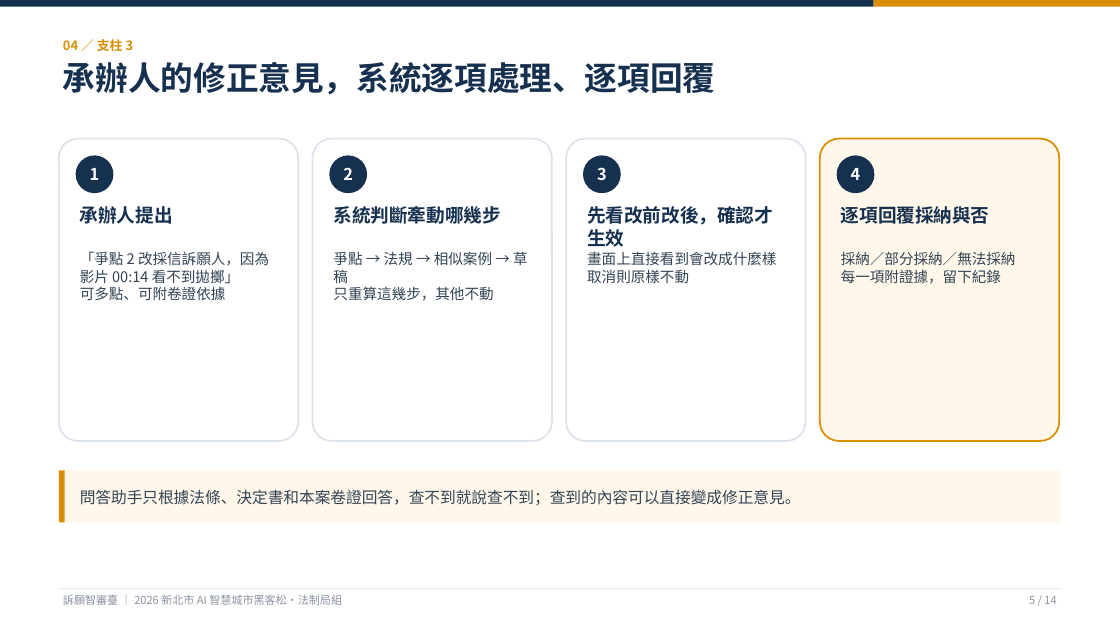
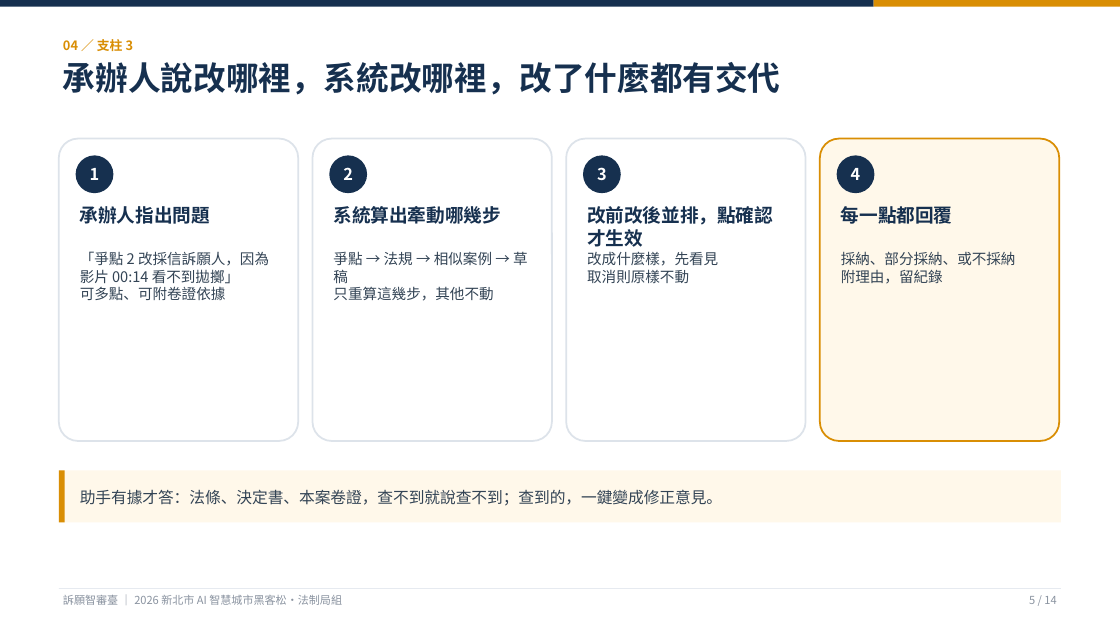
Before and after one commit to KevinMursh/hackathon_wisxxxx, a slide deck: slide 5 of docs/提案/提案簡報-訴願智審臺.pptx. Drawn at 1120x630 pixels with LibreOffice and Linux fonts; fonts in the diff are those of the drawing. Boxes give left, top, right and bottom in pixels: in the first picture for what was removed or moved away, otherwise in the second. Text is boxed around its words. In the diff, an @@ line names an element or a change of style, - is before the commit and + after.

```diff
--- a/docs/提案/提案簡報-訴願智審臺.pptx
+++ b/docs/提案/提案簡報-訴願智審臺.pptx
@@ text at (63,62,781,95): text changed @@
-承辦人的修正意見，系統逐項處理、逐項回覆
+承辦人說改哪裡，系統改哪裡，改了什麼都有交代
@@ text at (80,206,210,224): text changed @@
-承辦人提出
+承辦人指出問題
@@ text at (333,206,500,224): text changed @@
-系統判斷牽動哪幾步
+系統算出牽動哪幾步
@@ text at (587,206,773,247): text changed @@
-先看改前改後，確認才生效
+改前改後並排，點確認才生效
@@ text at (841,206,953,224): text changed @@
-逐項回覆採納與否
+每一點都回覆
@@ text at (587,251,718,283): text changed @@
-畫面上直接看到會改成什麼樣
-取消則原樣不動
+改成什麼樣，先看見
+取消則原樣不動
@@ text at (841,251,1016,284): text changed @@
-採納／部分採納／無法採納
-每一項附證據，留下紀錄
+採納、部分採納、或不採納
+附理由，留紀錄
@@ text at (80,489,722,506): text changed @@
-問答助手只根據法條、決定書和本案卷證回答，查不到就說查不到；查到的內容可以直接變成修正意見。
+助手有據才答：法條、決定書、本案卷證，查不到就說查不到；查到的，一鍵變成修正意見。
```
Also in this commit, not shown: 13 other slides changed, 3 other files.
